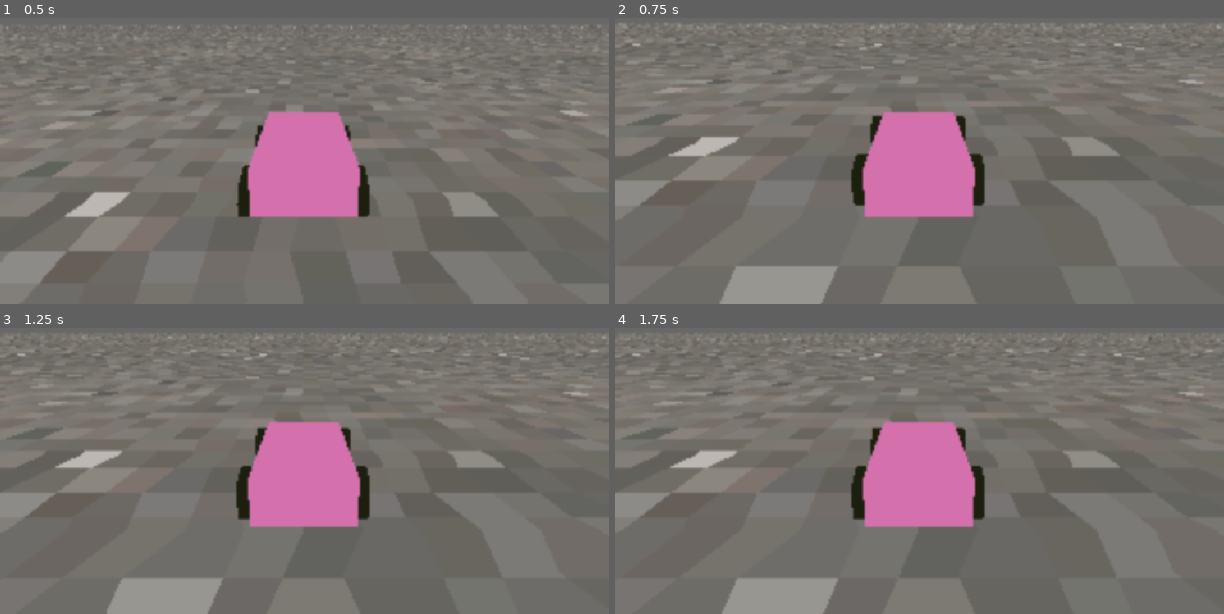
Above: before the commit, frames 1-4 (two rows, left to right).
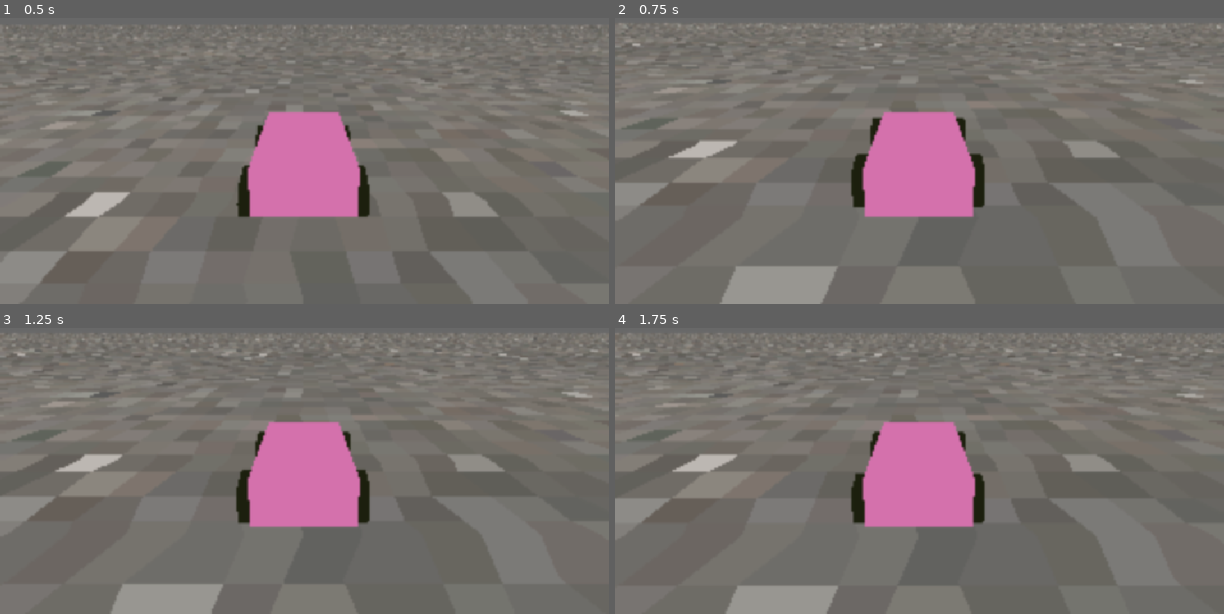
Above: after the commit, the same moments.

Repository: Walfalcon/NormalTaxi
Game: Godot game, scene res://shaders/PostProcessing.tscn
Same seed, same stepped clock (60 frames per second), same inputs: the game is played once before the commit and once after it.
Inputs:
- Up to frame 1 (0.5 s): no input
- Up to frame 2 (0.75 s): no input
- Up to frame 3 (1.25 s): no input
- Up to frame 4 (1.75 s): no input

Frame 1 is identical in both runs. In frame 2, 0.6% of the frame differs, in the area x 0-84%, y 16-97%; in frame 3, 2.0%; in frame 4, 2.6%, in the area x 0-100%, y 1-100%.

Commit message:
steers better but sometimes flips out still

Diff:
--- a/Game/GameObjects/car.gd
+++ b/Game/GameObjects/car.gd
@@ -4,10 +4,10 @@
 @export_category("Gas/Brake")
 @export var gas_force: float = 900.0
 @export var brake_force: float = 1200.0
-@export var max_speed: float = 60.0
-@export var max_reverse_speed: float = 50.0
+@export var max_speed: float = 60.0 ## Positive number
+@export var max_reverse_speed: float = -50.0 ## Negative number
 @export_category("Steering")
-@export var max_steering_angle: float = 0.4
+@export var max_steering_angle: float = 0.25
 @export var stopping_speed: float = 0.15 ## If idling at less than this speed, just stop moving
 @export var tire_grip: float = 0.9 ## How much the car slides left/right
 @export var roll_friction: float = 0.05 ## Drag force on the car when not accelerating/braking
@@ -50,8 +50,9 @@
 		else:
 			apply_central_force(-linear_velocity * mass / delta)
 		## Steering
-		if steering != 0.0:
-			apply_torque(global_basis.y * steering * drive_speed * mass)
+		var target_angular_velocity: Vector3 = global_basis.y * steering * drive_speed
+		var flat_angular_velocity: Vector3 = angular_velocity.project(global_basis.y)
+		apply_torque((target_angular_velocity - flat_angular_velocity) * mass)
 	## Prevent slipping
 	var slip_speed: float = -global_basis.tdotx(linear_velocity)
 	apply_central_force(global_basis.x * slip_speed * tire_grip * mass / delta)
--- a/Game/Player/PlayerCustom.tscn
+++ b/Game/Player/PlayerCustom.tscn
@@ -29,7 +29,7 @@
 radial_segments = 7
 
 [node name="PlayerCustom" type="RigidBody3D"]
-mass = 100.0
+mass = 50.0
 center_of_mass_mode = 1
 script = ExtResource("1_7i5uh")
 
--- a/Game/Player/camera_pivot.gd
+++ b/Game/Player/camera_pivot.gd
@@ -2,7 +2,7 @@
 
 @onready var body: RigidBody3D = get_parent()
 @export var rotation_speed: float = 4.0 ##How quickly the pivot follows the car's rotation
-
+@export var max_angle: float = 0.2 * PI
 
 func _ready() -> void:
 	top_level = true
@@ -15,6 +15,10 @@
 		var angle: float = (-global_basis.z).signed_angle_to(body_forward, Vector3.UP)
 		if abs(angle) <= (angle * rotation_speed)* delta:
 			look_at(global_position + body_forward)
+		elif angle > max_angle:
+			look_at(global_position + (-global_basis.z).rotated(Vector3.UP, angle - max_angle))
+		elif angle < -max_angle:
+			look_at(global_position + (-global_basis.z).rotated(Vector3.UP, angle + max_angle))
 		else:
 			look_at(global_position + (-global_basis.z).rotated(Vector3.UP, (angle * rotation_speed)* delta))
 			#look_at(global_position - global_basis.z.slerp(body_forward, rotation_speed * delta))
Not shown, changed: Movies/recording.avi
